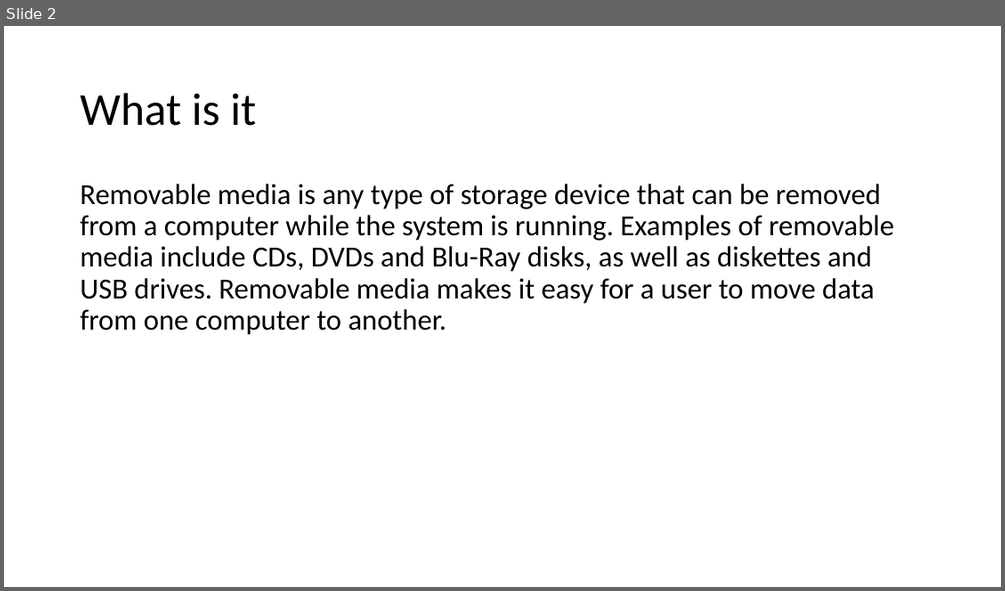
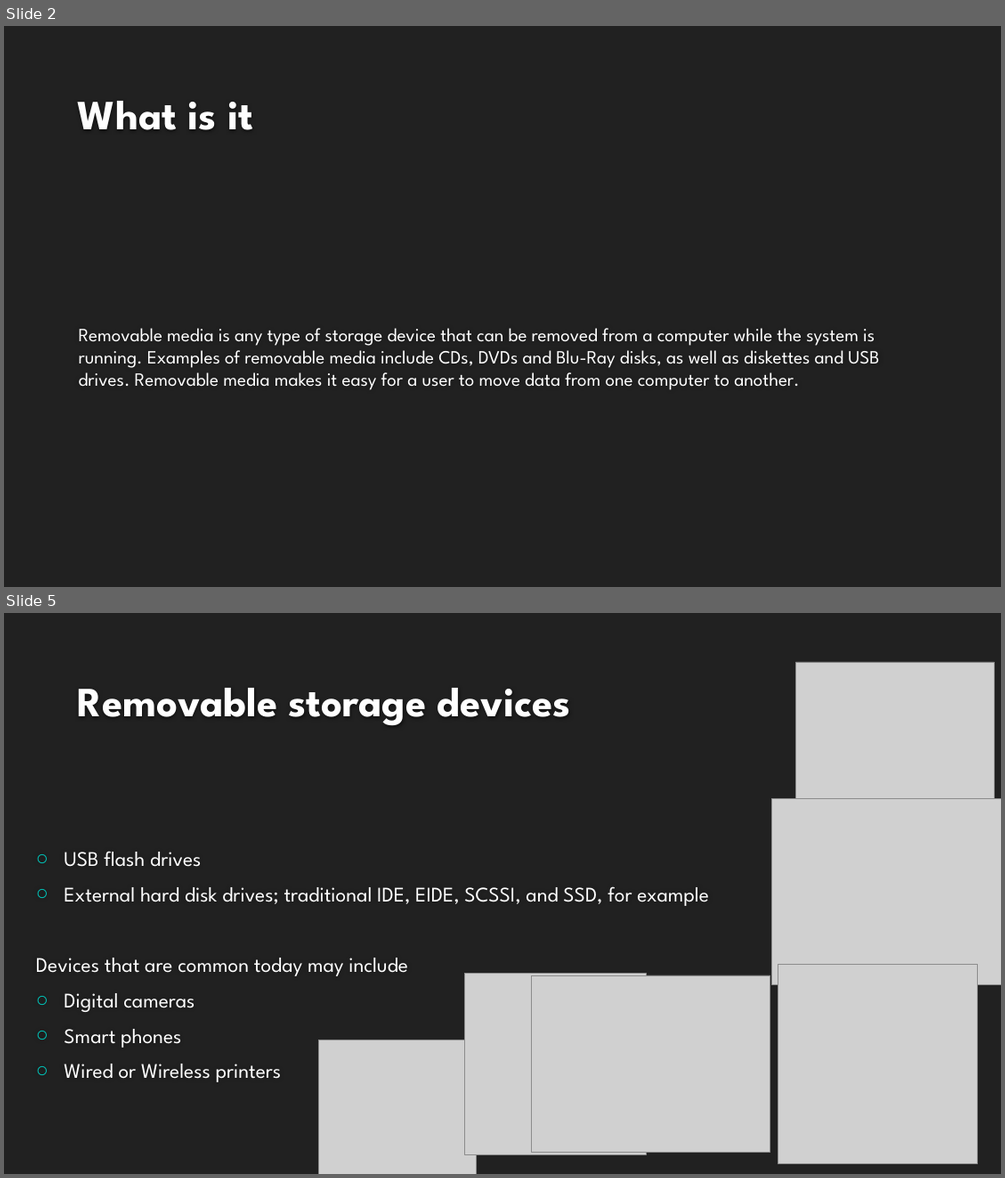
Before and after one commit to jmclean15/ICS3U0-SW, a slide deck: Model A work/Model.A4 Removable Media.pptx. Shown one above the other, each under a label of ours: slide 2 before the commit, slides 2 and 5 after it; the slides between them are not shown. The pictures are 1005x591 and 1005x1178 pixels, drawn with LibreOffice and Linux fonts; fonts in the diff are those of the drawing; grey boxes stand for pictures; background and template pictures are left out. Boxes give left, top, right and bottom in pixels: in the first picture for what was removed or moved away, otherwise in the second. Text is boxed around its words. In the diff, an @@ line names an element or a change of style, - is before the commit and + after.

```diff
--- a/Model A work/Model.A4 Removable Media.pptx
+++ b/Model A work/Model.A4 Removable Media.pptx
@@ slide 5 added at <box>4,613,1001,1174</box>, background #212121 @@
@@ picture added at <box>796,662,994,819</box> @@
@@ title added at <box>78,688,571,725</box>, 40 pt, text #FEFEFE, bold @@
+Removable storage devices
@@ picture added at <box>772,798,1001,985</box> @@
@@ text added at <box>36,851,708,1082</box>, 20 pt, text #FFFFFF @@
+○ USB flash drives
+○ External hard disk drives; traditional IDE, EIDE, SCSSI, and SSD, for example
+Devices that are common today may include
+○ Digital cameras
+○ Smart phones
+○ Wired or Wireless printers
@@ picture added at <box>465,973,647,1154</box> @@
@@ picture added at <box>531,976,769,1153</box> @@
@@ picture added at <box>778,964,978,1163</box> @@
@@ picture added at <box>319,1040,477,1174</box> @@
@@ slide 2 changed as well @@
@@ background #FFFFFF to #212121 @@
@@ title "What is it": place and size @@
-title "What is it" at <box>80,93,256,126</box>
+title "What is it" at <box>78,101,253,130</box>
@@ title "What is it" at <box>78,101,253,130</box>: size 44 to 40 pt, font Calibri to League Spartan, text colour #000000 to #FEFEFE, bold on; line spacing 0.9 to 1; vertical alignment middle to bottom @@
@@ text "Removable media is any type ...": place and size @@
-text "Removable media is any type ..." at <box>80,184,894,335</box>
+text "Removable media is any type ..." at <box>79,328,879,390</box>
@@ text "Removable media is any type ..." at <box>79,328,879,390</box>: size 28 to 18 pt, font Calibri to League Spartan, text colour #000000 to #FFFFFF; line spacing 0.9 to 1; vertical alignment top to middle @@
```
Also in this commit, not shown: 3 other slides changed, 2 other slides added, 1 slide removed.
